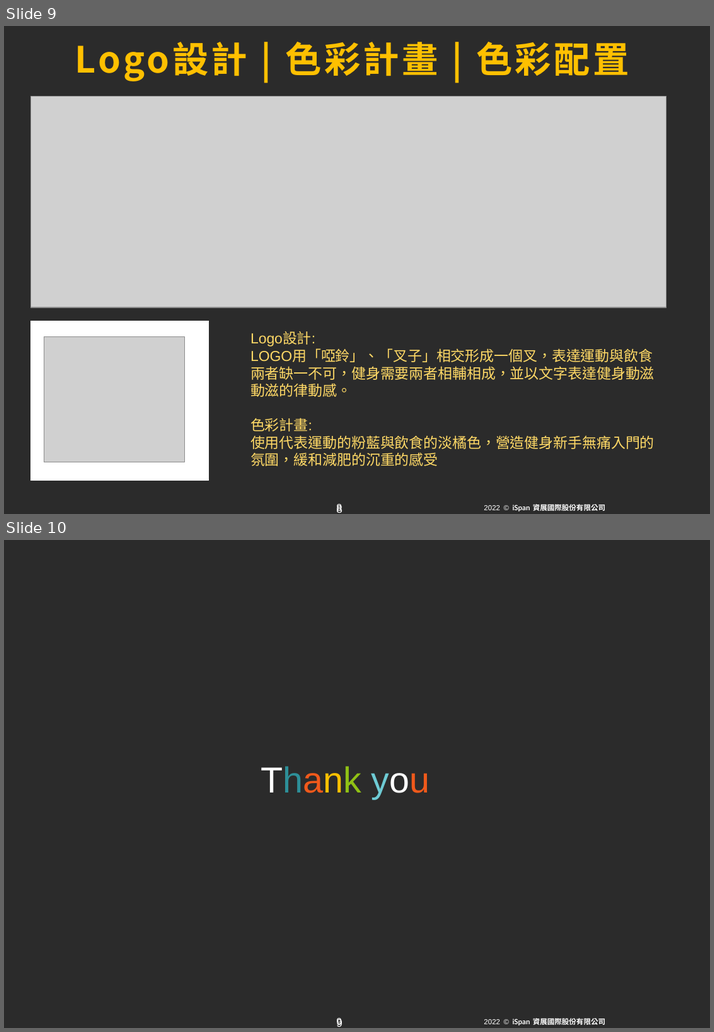
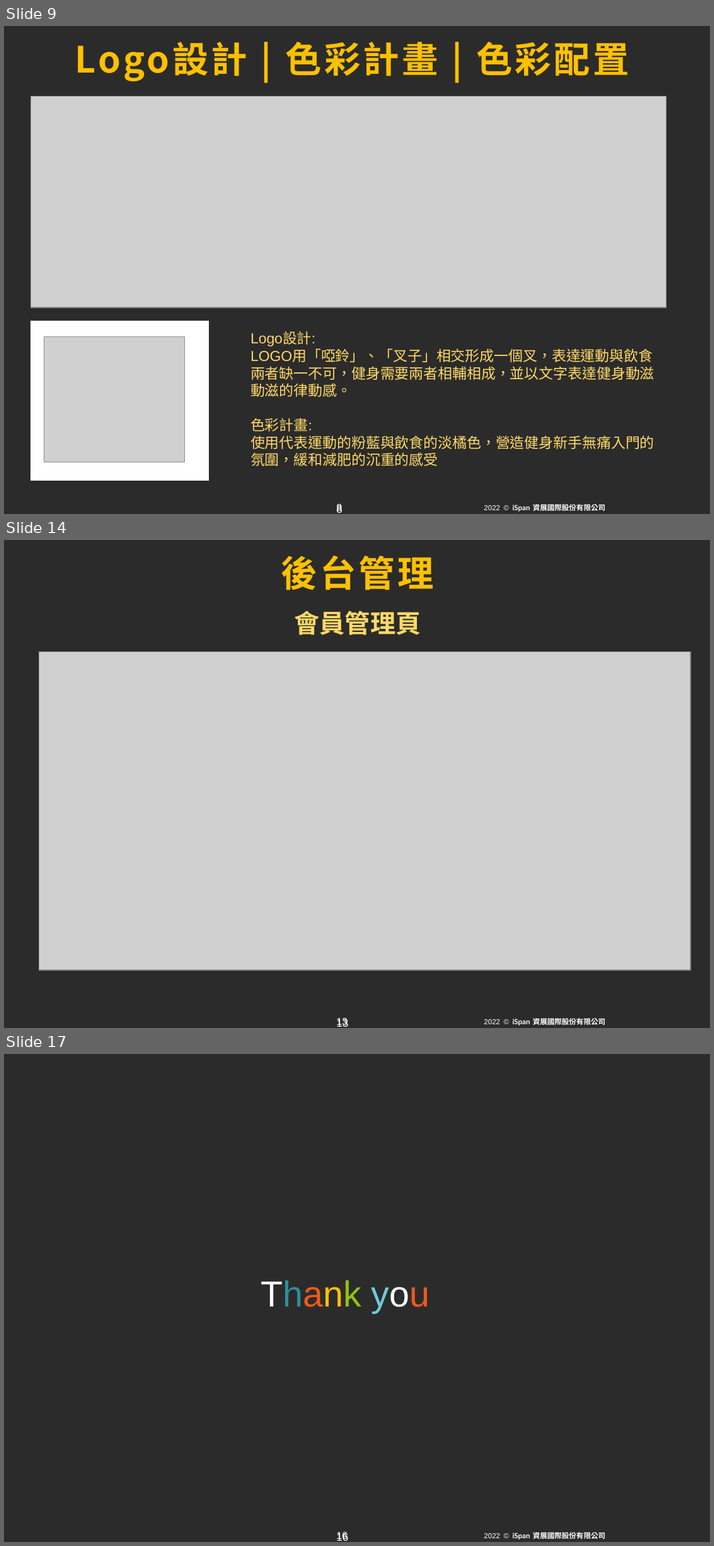
Before and after one commit to becauseyu/start_fitness, a slide deck: 期末報告企畫書與ppt/第三組動吃動吃 更0715.pptx. Shown one above the other, each under a label of ours: slides 9 and 10 before the commit, slides 9, 14 and 17 after it; the slides between them are not shown. The pictures are 714x1032 and 714x1546 pixels, drawn with LibreOffice and Linux fonts; fonts in the diff are those of the drawing; grey boxes stand for pictures; background and template pictures are left out; a plain dark background stands for a picture behind light text. Boxes give left, top, right and bottom in pixels: in the first picture for what was removed or moved away, otherwise in the second. Text is boxed around its words. In the diff, an @@ line names an element or a change of style, - is before the commit and + after.

```diff
--- a/期末報告企畫書與ppt/第三組動吃動吃 更0715.pptx
+++ b/期末報告企畫書與ppt/第三組動吃動吃 更0715.pptx
@@ slide 14 added at [4,540,710,1028], background picture (left out); not listed: 6 template elements that a slide beside it also shows @@
@@ title added at [281,555,434,590], 40 pt, text #FFC000, bold @@
+後台管理
@@ text added at [294,611,421,635], 28 pt, text #FFD966, bold @@
+會員管理頁
@@ picture added at [39,652,690,971] @@
@@ what was slide 10 is now slide 17 @@
@@ page number at [336,1532,347,1541]: text changed @@
-9
+16
@@ page number at [336,1532,348,1541]: text changed @@
-9
+16
```
Also in this commit, not shown: 1 slide changed, 6 other slides added, 1 other file.
